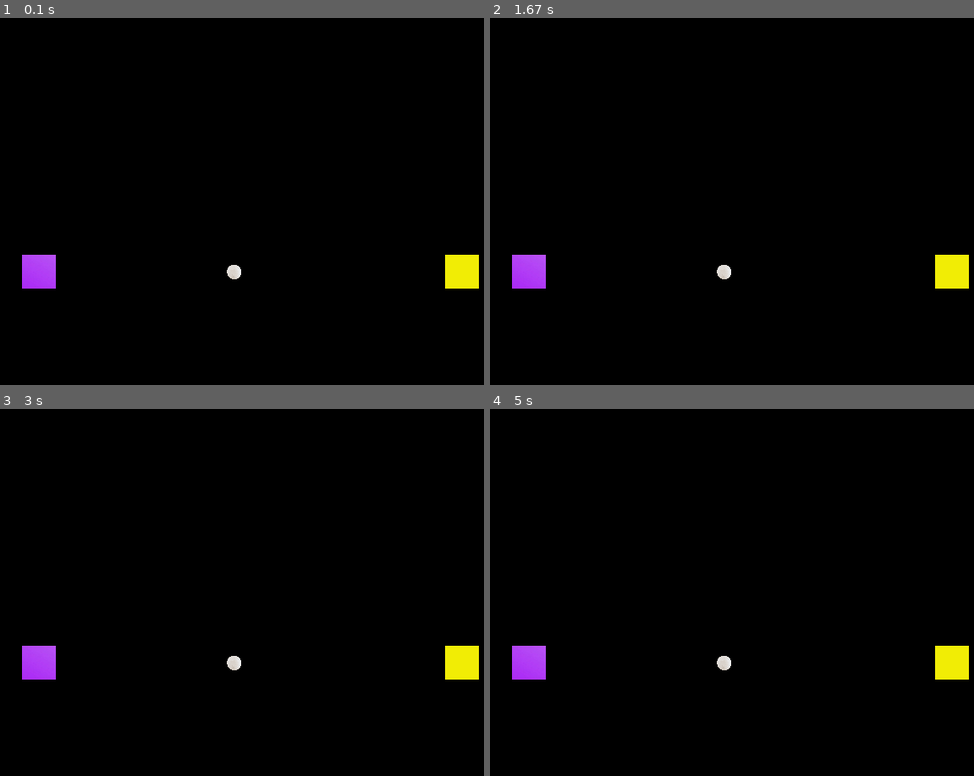
Above: before the commit, frames 1-4 (two rows, left to right).
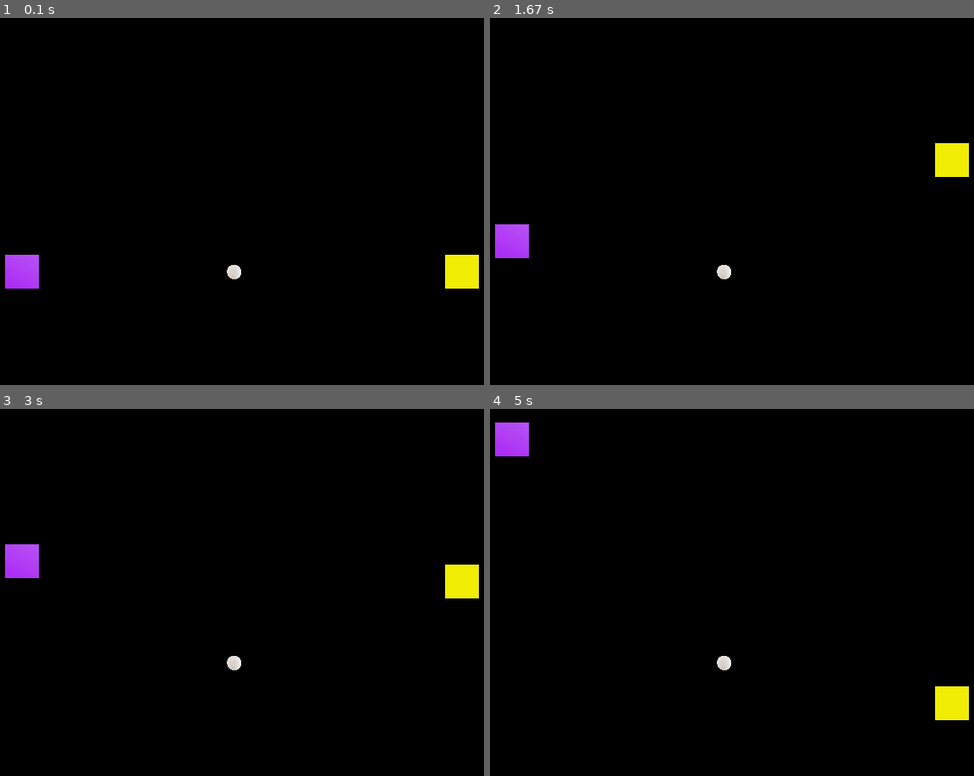
Above: after the commit, the same moments.

Repository: valera-creator/pygame_ping_pong
Game: pygame game, started from main.py
Same seed, same stepped clock (60 frames per second), same inputs: the game is played once before the commit and once after it.
Inputs:
- Up to frame 1 (0.1 s): no input
- Up to frame 2 (1.67 s): hold Up 0.33-0.8 s; hold Up 0.83-1.2 s; tap W at 0.9, 1.3, 1.63 s; hold Up 1.23-1.53 s; hold Up from 1.57 s (still down)
- Up to frame 3 (3 s): release Up at 1.93 s; hold Up 1.97-2.27 s; tap W at 2.03, 2.37, 2.77 s; hold Up 2.3-2.67 s; hold Up from 2.7 s (still down)
- Up to frame 4 (5 s): release Up at 3 s; hold Up 3.03-3.4 s; tap W at 3.1, 3.5, 3.83, 4.23, 4.57, 4.97 s; hold Up 3.43-3.73 s; hold Up 3.77-4.13 s; hold Up 4.17-4.47 s; hold Up 4.5-4.87 s; hold Up from 4.9 s (still down)

The runs differ from the first frame. In frame 1, 0.6% of the frame differs, in the area x 1-12%, y 64-74%; in frame 2, 2.5%; in frame 3, 2.6%, in the area x 1-99%, y 36-74%; in frame 4, 2.6%.

Commit message:
движение игроков вверх/вниз по кнопке

Diff:
--- a/main.py
+++ b/main.py
@@ -14,8 +14,13 @@
 
 def check_keyboard(event, player1, player2):
     if event.key == pygame.K_w:
+        player1.need_go = True
+        player1.click = True
+        # player1.update()
         return 'управление 1 игрока'
     if event.key == pygame.K_UP:
+        player2.need_go = True
+        player2.click = True
         return 'управление 2 игрока'
 
 
@@ -28,6 +33,7 @@
         self.mask = pygame.mask.from_surface(self.image)
         self.rect = self.image.get_rect()
         self.rect.x, self.rect.y = width // 2 - self.size // 2, height // 2 - self.size // 2
+        self.speed_nlo = 10
 
     def update(self, x, y):
         self.rect = self.rect.move(x, y)
@@ -42,17 +48,59 @@
         self.image = pygame.image.load(os.path.join('assets', 'images', f'{color_image}.png'))
         self.image = pygame.transform.scale(self.image, (self.size, self.size))
         self.mask = pygame.mask.from_surface(self.image)
+        self.speed_player = 6
         self.rect = self.image.get_rect()
 
+        self.up = False
+        self.down = False
+        self.need_go = False
+        self.click = False
+
         dict_coords = {
-            'violet': (width // 2 - width // 4 - 50, height // 2 - self.size // 2),
+            'violet': (width // 2 - width // 4 - 50 - self.size // 2, height // 2 - self.size // 2),
             'yellow': (width // 2 + width // 4 + 50, height // 2 - self.size // 2)
         }
 
         self.rect.x, self.rect.y = dict_coords[color_image]
 
-    def update(self, x, y):
-        self.rect = self.rect.move(x, y)
+    def update(self):
+        """
+        self.click используется для смены направления движения на противоположное
+        self.up означает движение вверх
+        self.down означает движение вниз
+        self.need_go означает, что необходимо совершить движение у игрока
+
+        в самом верху или низу не нужно делать смены,
+        так как при достижении min/max возможных координат флаги меняются сами
+        """
+
+        if self.need_go:
+
+            if self.click and (self.up or self.down) and self.rect.y != 0 and self.rect.y != height - self.size:
+                self.click = False
+                self.up, self.down = self.down, self.up
+            self.click = False
+
+            if not self.up and not self.down:  # начало игры
+                self.up = True
+                self.rect.y -= self.speed_player
+
+            if self.up:  # если движется вверх
+
+                if self.rect.y >= 0:
+                    self.rect.y -= self.speed_player
+                else:
+                    self.need_go = False
+                    self.down = True
+                    self.up = False
+
+            if self.down:  # если движется вниз
+                if self.rect.y + self.size < height:
+                    self.rect.y += self.speed_player
+                else:
+                    self.need_go = False
+                    self.up = True
+                    self.down = False
 
 
 if __name__ == '__main__':
@@ -60,11 +108,9 @@
 
     width, height = 800, 600
     fps = 60
-    speed_nlo = 10
-    speed_player = 2
 
     pygame.init()
-    # pygame.key.set_repeat(1, 100) - зажатие клавы
+    # pygame.key.set_repeat(1, 100)
 
     clock = pygame.time.Clock()
     all_sprites = pygame.sprite.Group()
@@ -86,6 +132,7 @@
                 check_keyboard(event, player1, player2)
 
         screen.fill('black')
+        player_sprites.update()
         all_sprites.draw(screen)
 
         clock.tick(fps)
